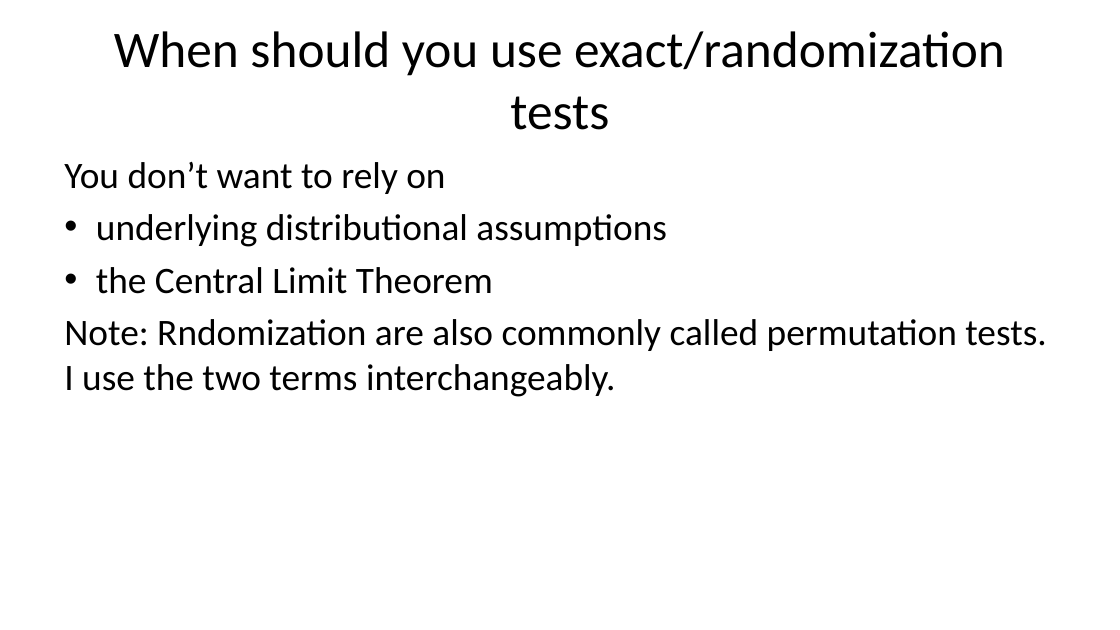
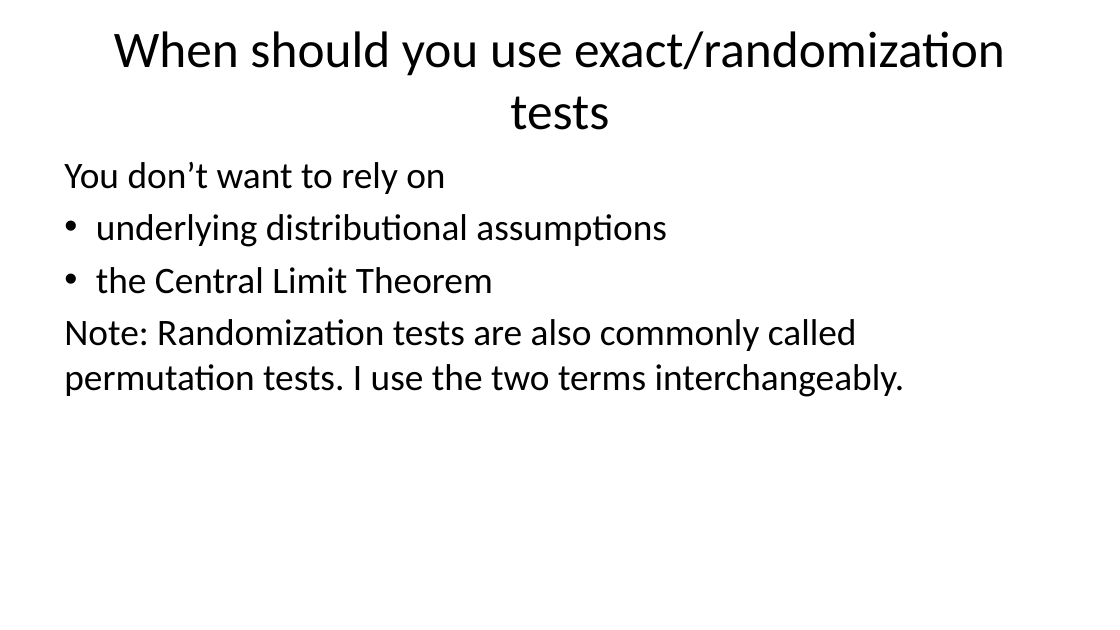
Before and after one commit to pmean/talks, a slide deck: slide 4 of exact-tests/results/exact-and-randomization-tests.pptx. Drawn at 1120x630 pixels with LibreOffice and Linux fonts; fonts in the diff are those of the drawing. Boxes give left, top, right and bottom in pixels: in the first picture for what was removed or moved away, otherwise in the second. Text is boxed around its words. In the diff, an @@ line names an element or a change of style, - is before the commit and + after.

Commit message:
Finalized exact-tests talk

```diff
--- a/exact-tests/results/exact-and-randomization-tests.pptx
+++ b/exact-tests/results/exact-and-randomization-tests.pptx
@@ text at bbox=[64, 319, 905, 397]: text changed @@
-Note: Rndomization are also commonly called permutation tests. I use the two terms interchangeably.
+Note: Randomization tests are also commonly called permutation tests. I use the two terms interchangeably.
```
Also in this commit, not shown: 11 other slides changed, 2 slides added, 3 slides removed, 3 other files.
